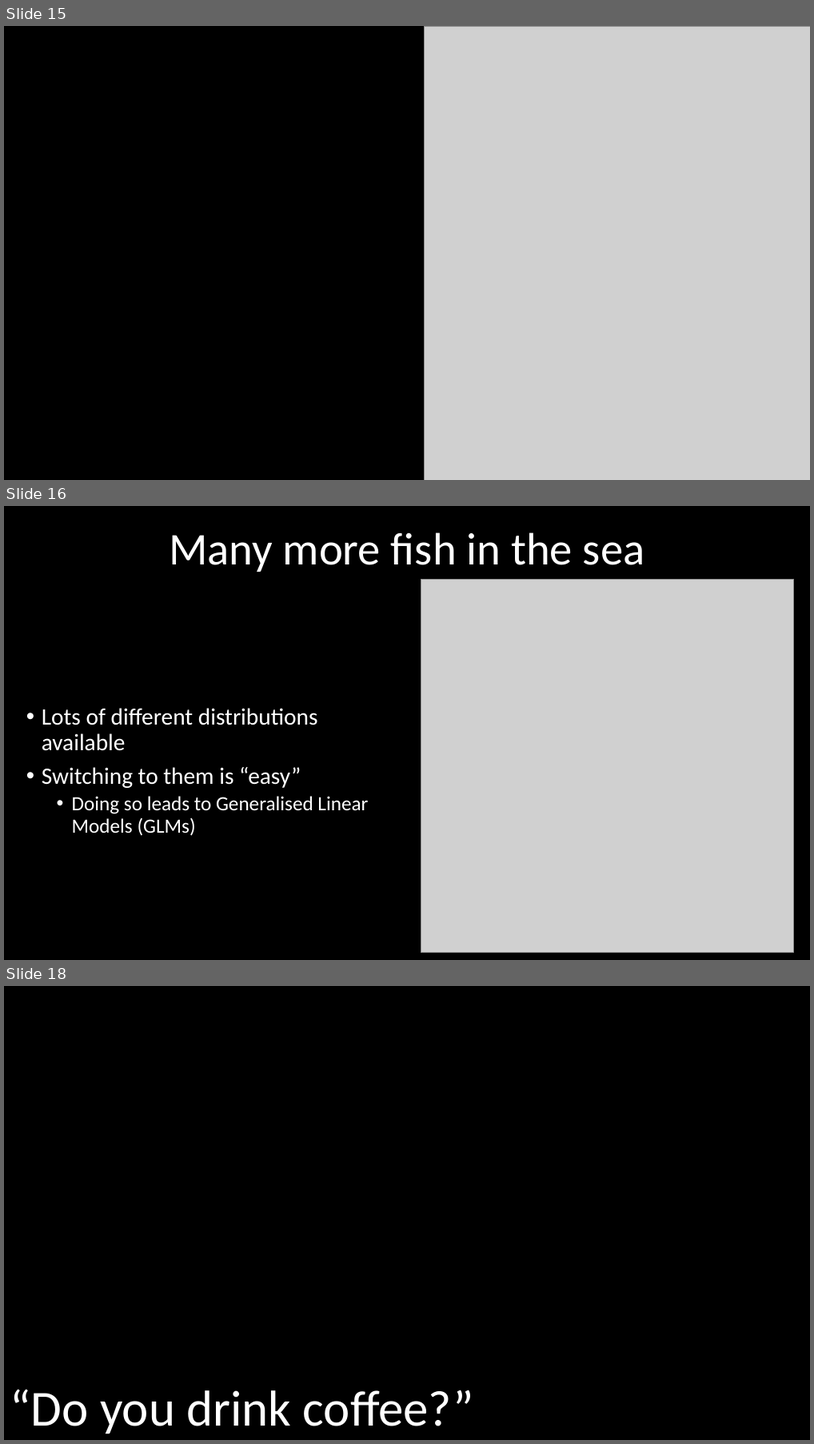
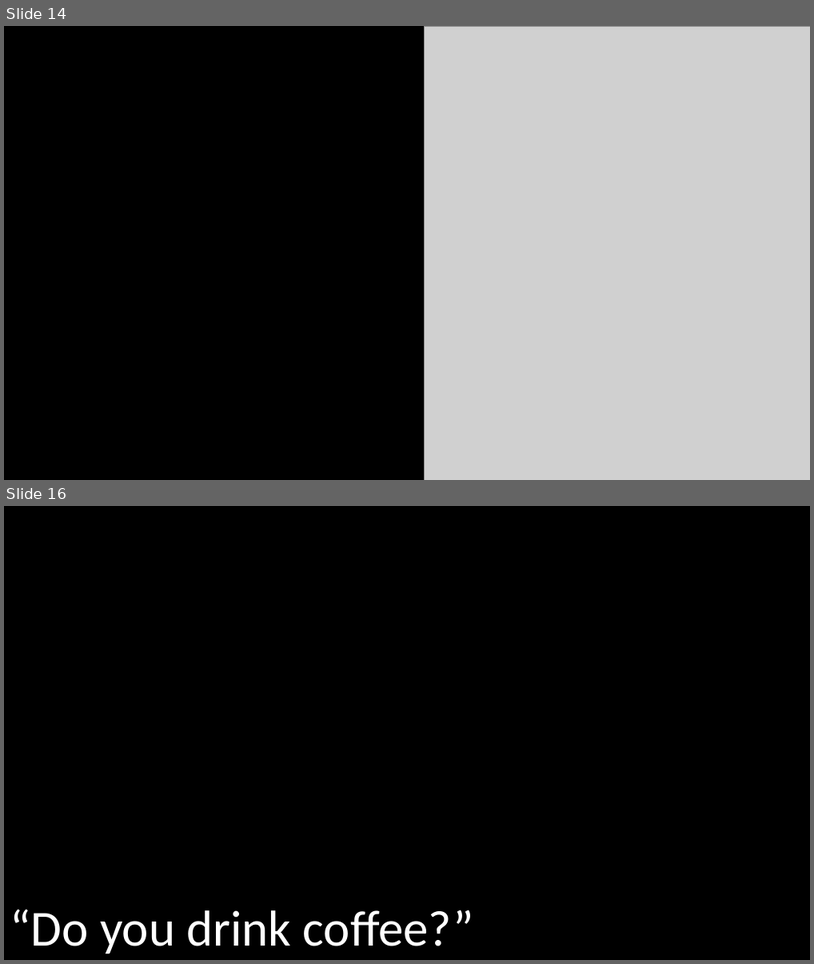
Before and after one commit to DeonRoos/stats-for-biologists, a slide deck: Lectures/BI3010 Lecture 1.5 Introduction to linear models.pptx. Shown one above the other, each under a label of ours: slides 15, 16 and 18 before the commit, slides 14 and 16 after it; the slides between them are not shown. The pictures are 814x1444 and 814x964 pixels, drawn with LibreOffice and Linux fonts; fonts in the diff are those of the drawing; grey boxes stand for pictures. Boxes give left, top, right and bottom in pixels: in the first picture for what was removed or moved away, otherwise in the second. Text is boxed around its words. In the diff, an @@ line names an element or a change of style, - is before the commit and + after.

```diff
--- a/Lectures/BI3010 Lecture 1.5 Introduction to linear models.pptx
+++ b/Lectures/BI3010 Lecture 1.5 Introduction to linear models.pptx
@@ slide 16 removed at bbox=[4, 506, 810, 960], background #000000 @@
@@ title removed at bbox=[169, 532, 646, 572] @@
-Many more fish in the sea
@@ picture removed at bbox=[422, 579, 794, 952] @@
@@ text removed at bbox=[42, 708, 368, 836] @@
-• Lots of different distributions available
-• Switching to them is “easy”
-  • Doing so leads to Generalised Linear Models (GLMs)
@@ what was slide 15 is now slide 14 @@
@@ what was slide 18 is now slide 16 @@
```
Also in this commit, not shown: 5 slides changed, 1 other slide removed, 12 other files.
